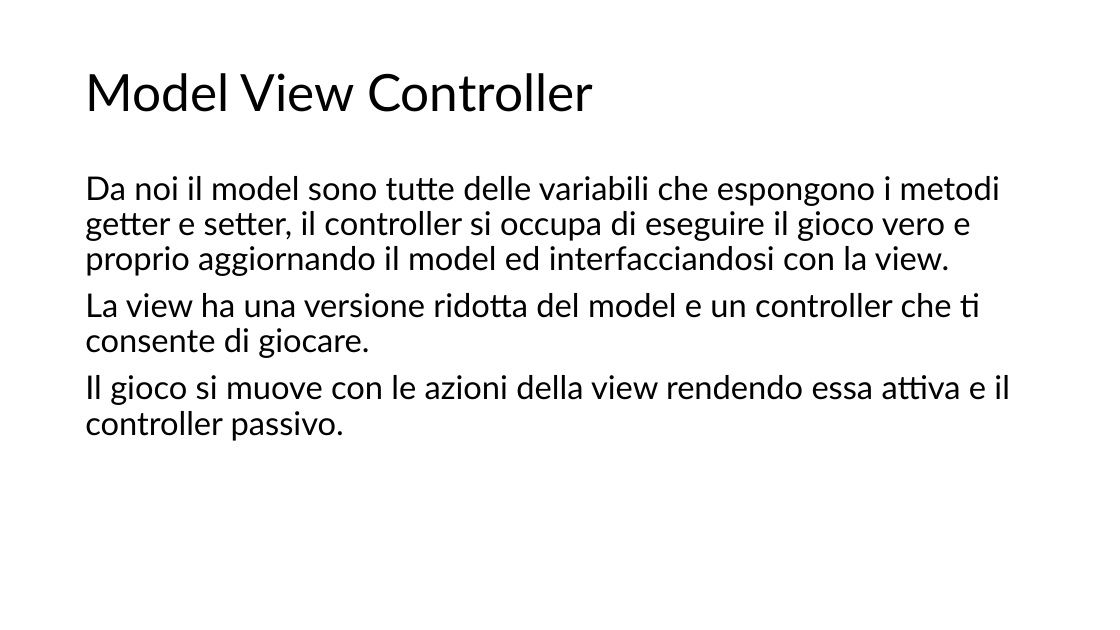
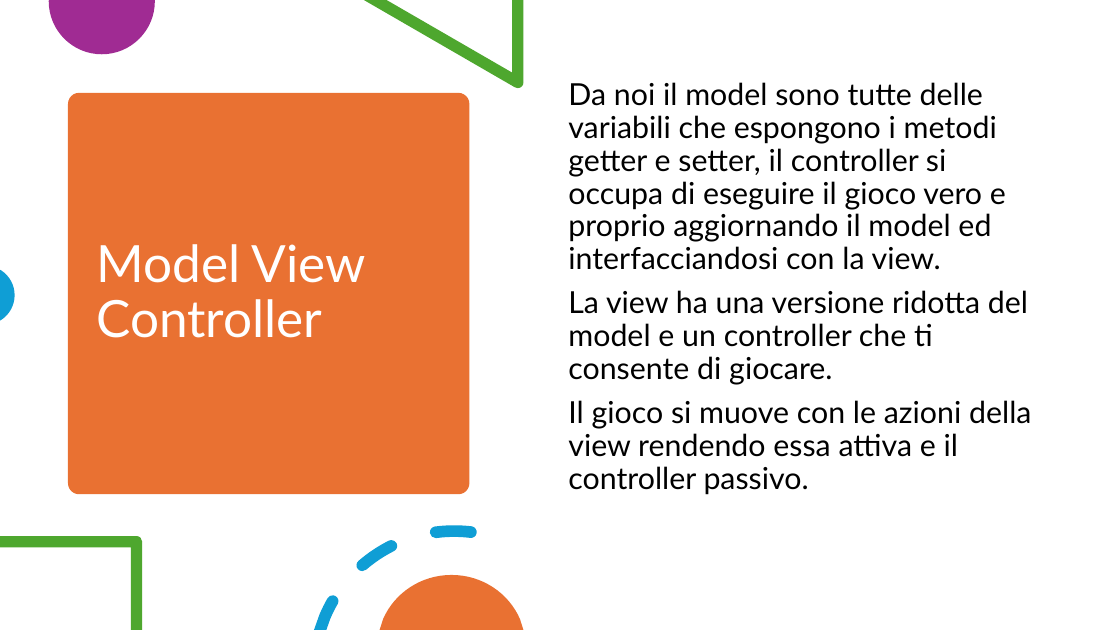
Before and after one commit to Ago19pc/IS24-AM04, a slide deck: slide 8 of deliveries/Codex Naturalis.pptx. Drawn at 1120x630 pixels with LibreOffice and Linux fonts; fonts in the diff are those of the drawing. Boxes give left, top, right and bottom in pixels: in the first picture for what was removed or moved away, otherwise in the second. Text is boxed around its words. In the diff, an @@ line names an element or a change of style, - is before the commit and + after.

```diff
--- a/deliveries/Codex Naturalis.pptx
+++ b/deliveries/Codex Naturalis.pptx
@@ freeform shape added at (49, 0, 155, 55), fill #A02B93 @@
@@ freeform shape added at (364, 0, 523, 88), fill #4EA72E @@
@@ text "Da noi il model sono ...": place and size @@
-text "Da noi il model sono ..." at (85, 176, 1010, 441)
+text "Da noi il model sono ..." at (568, 82, 1031, 494)
@@ text "Da noi il model sono ..." at (568, 82, 1031, 494): size 28 to 26 pt @@
@@ rounded rectangle added at (68, 93, 470, 495), fill #E97132 @@
@@ title "Model View Controller": place and size @@
-title "Model View Controller" at (85, 73, 593, 112)
+title "Model View Controller" at (96, 244, 366, 338)
@@ title "Model View Controller" at (96, 244, 366, 338): text colour #000000 to #FFFFFF @@
@@ freeform shape added at (0, 270, 14, 320), fill #0F9ED5 @@
@@ freeform shape added at (0, 536, 142, 630), fill #4EA72E @@
@@ freeform shape added at (314, 525, 477, 630), fill #0F9ED5 @@
@@ freeform shape added at (380, 575, 523, 630), fill #E97132 @@
```
Also in this commit, not shown: 7 other slides changed, 5 slides added, 4 slides removed.
